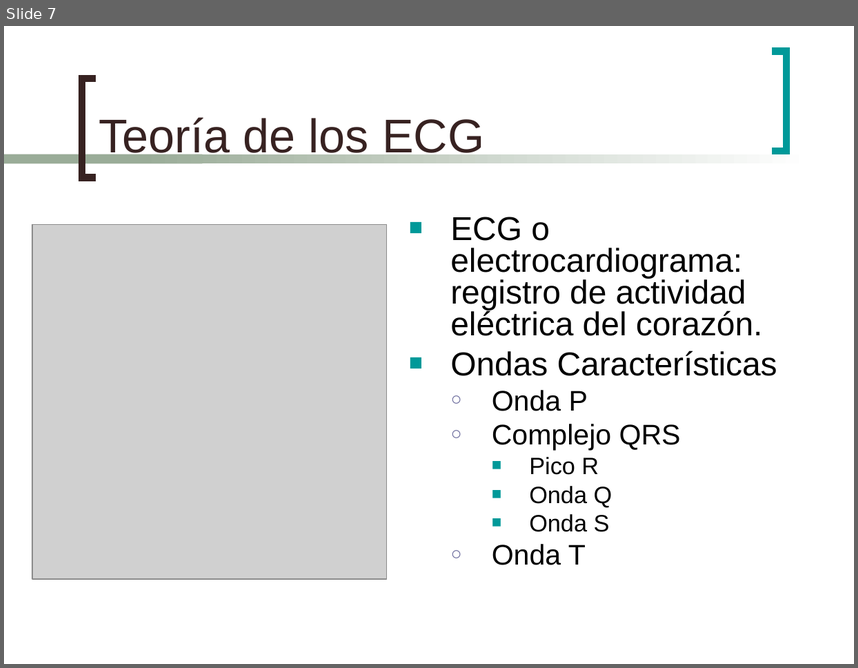
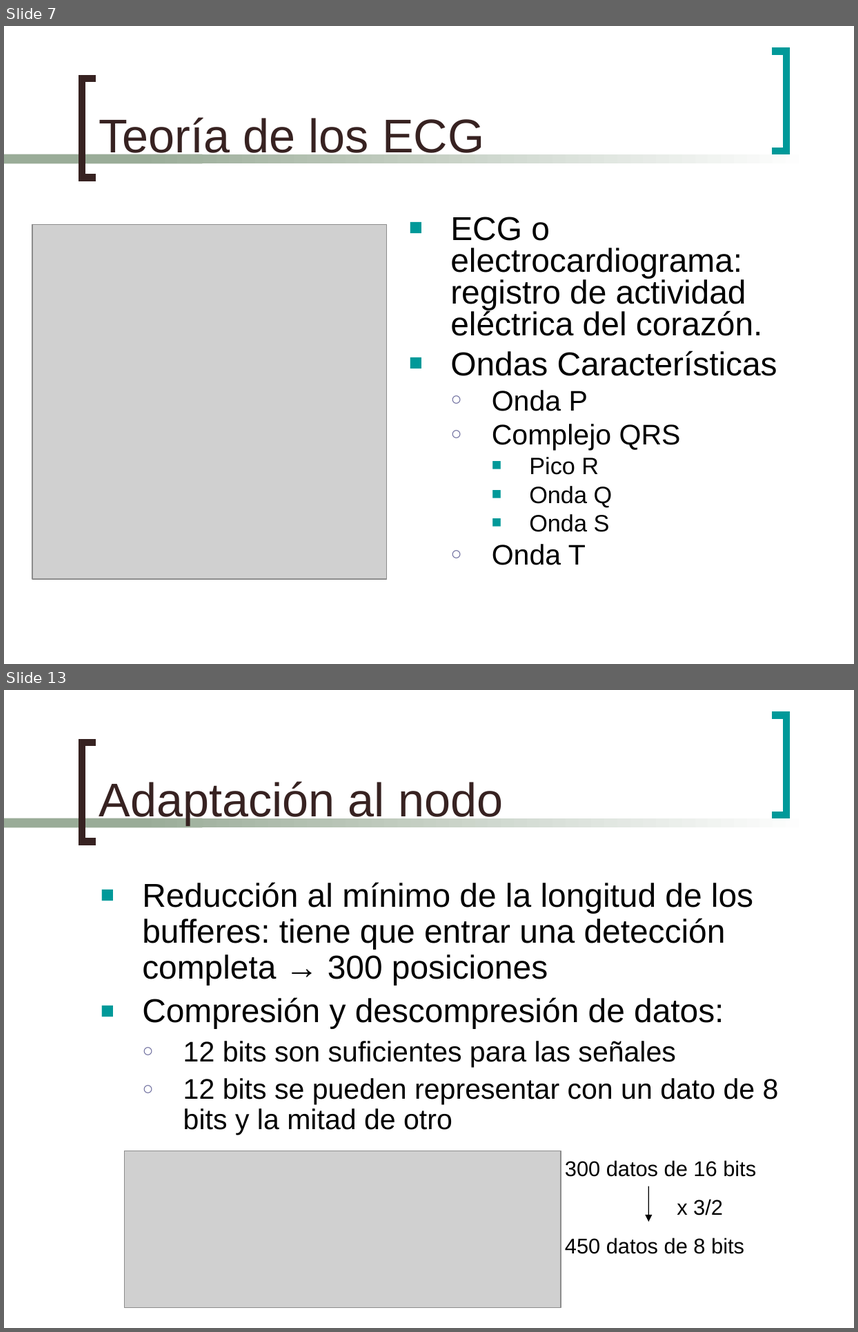
Before and after one commit to mmja/redsensores, a slide deck: Memoria/EstudioMemoria.ppt. Shown one above the other, each under a label of ours: slide 7 before the commit, slides 7 and 13 after it; the slides between them are not shown. The pictures are 858x668 and 858x1332 pixels, drawn with LibreOffice and Linux fonts; fonts in the diff are those of the drawing; grey boxes stand for pictures. Boxes give left, top, right and bottom in pixels: in the first picture for what was removed or moved away, otherwise in the second. Text is boxed around its words. In the diff, an @@ line names an element or a change of style, - is before the commit and + after.

```diff
--- a/Memoria/EstudioMemoria.ppt
+++ b/Memoria/EstudioMemoria.ppt
@@ slide 13 added at [4,690,854,1328], background #FFFFFF; not listed: 4 template elements that a slide beside it also shows @@
@@ title added at [99,781,503,825], 40 pt, text #372221 @@
+Adaptación al nodo
@@ text added at [142,882,779,1135], 28 pt, text #000000 @@
+■ Reducción al mínimo de la longitud de los bufferes: tiene que entrar una detección completa → 300 posiciones
+■ Compresión y descompresión de datos:
+  ○ 12 bits son suficientes para las señales
+  ○ 12 bits se pueden representar con un dato de 8 bits y la mitad de otro
@@ picture added at [125,1151,562,1307] @@
@@ text added at [565,1160,756,1254], 18 pt, text #000000 @@
+300 datos de 16 bits
+x 3/2
+450 datos de 8 bits
@@ arrow added from (648, 1185) to (648, 1221), #000000 0.74 pt @@
```
Also in this commit, not shown: 8 slides changed, 4 other slides added, 6 slides removed, 1 other file.
